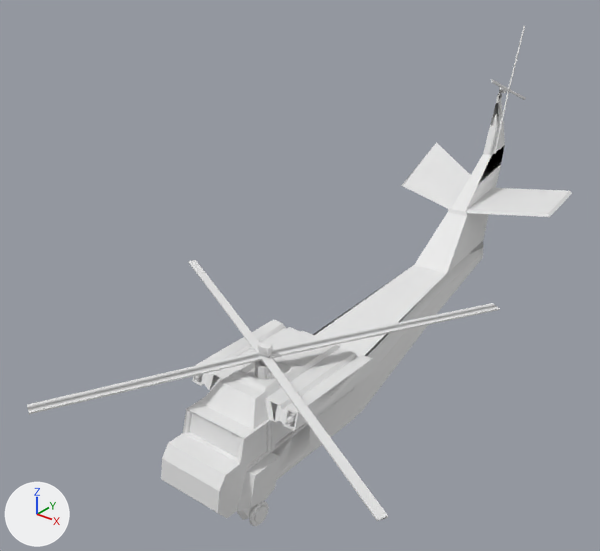
The FBX model Content/MyWork/Blender/helicopter.fbx: old version first, new version second.
Camera for both pictures: a 50 mm camera at (12.32, -14.07, 13.35) aimed at (-1.36, 3.03, 2.75). Every picture has the same lights, and +X, +Y and +Z are marked at lower left. Where no turn or scale is listed for an object, it has been applied to the vertices. Vertices at the same position are counted once.
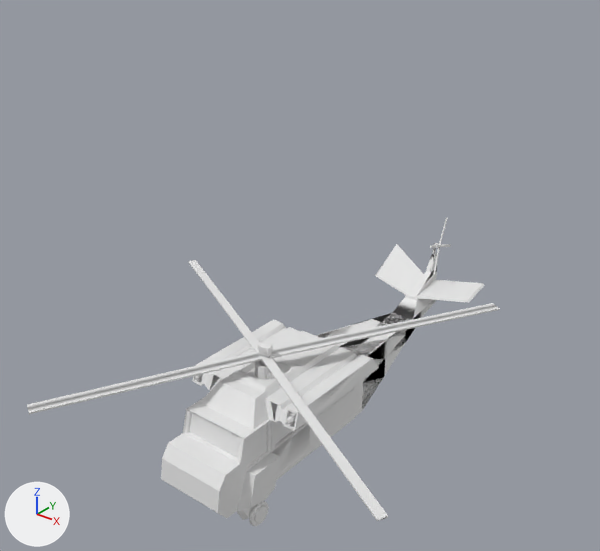
What the commit changed:
me_cube is used by ob_cube; location (0.0, 0.0, 0.0).
me_cube had 1265 vertices, 1215 faces and spanned x -5.9..5.7, y -5.4..14.5, z -1.7..8.7.
me_cube now has 1277 vertices, 1237 faces and spans x -5.9..5.7, y -5.4..9.1, z -1.7..3.3.
Part 1, on me_cube:
24 vertices are removed from x -0.1..0.5, y 10.4..14.5, z 4.6..8.7.
44 faces are deleted.
12 vertices in x -0.1, y 12.4..12.5, z 6.5..6.7 move by (0.3, -4.3, -4.2).
11 vertices in x 0.1..0.2, y 12.5, z 6.6..6.7 move by (0.2, -4.3, -4.3).
7 vertices in x 0.1..0.2, y 12.4..12.5, z 6.5..6.7 move by (0.2, -4.3, -4.2).
6 vertices in x 0.1..0.2, y 12.4, z 6.5..6.7 move by (0.2, -4.2, -4.2).
3 vertices in x -0.3..0.0, y 9.8..9.9, z 2.9..3.0 move by (0.3, -3.1, -1.9).
3 vertices in x -0.1, y 12.3, z 6.5 move by (0.3, -4.2, -4.3).
81 vertices move from x -2.9..2.8, y 7.3..13.2, z 0.1..6.7 to x -1.5..2.0, y 4.3..8.6, z -0.6..2.4.
36 vertices are added at x -0.5..0.8, y 4.5..9.1, z -0.1..3.3.
44 new faces join them, mat_material_001 (white #e7e7e7).
1 new face joins them, mat_material (white #e7e7e7).
21 new faces join them, mat_material_003 (white #e7e7e7).

Changed parts and their boxes [x1, y1, x2, y2] in the pictures (600 x 551 px; the box of a moved part takes in the faces that stretch with it):
'Cube', reshaped (13% narrower, 38% shorter)
    before: [27, 26, 572, 526]
    after: [27, 217, 500, 526]
part 1 of me_cube, moved or reshaped
    before: [313, 26, 572, 411]
    after: [315, 217, 484, 411]
